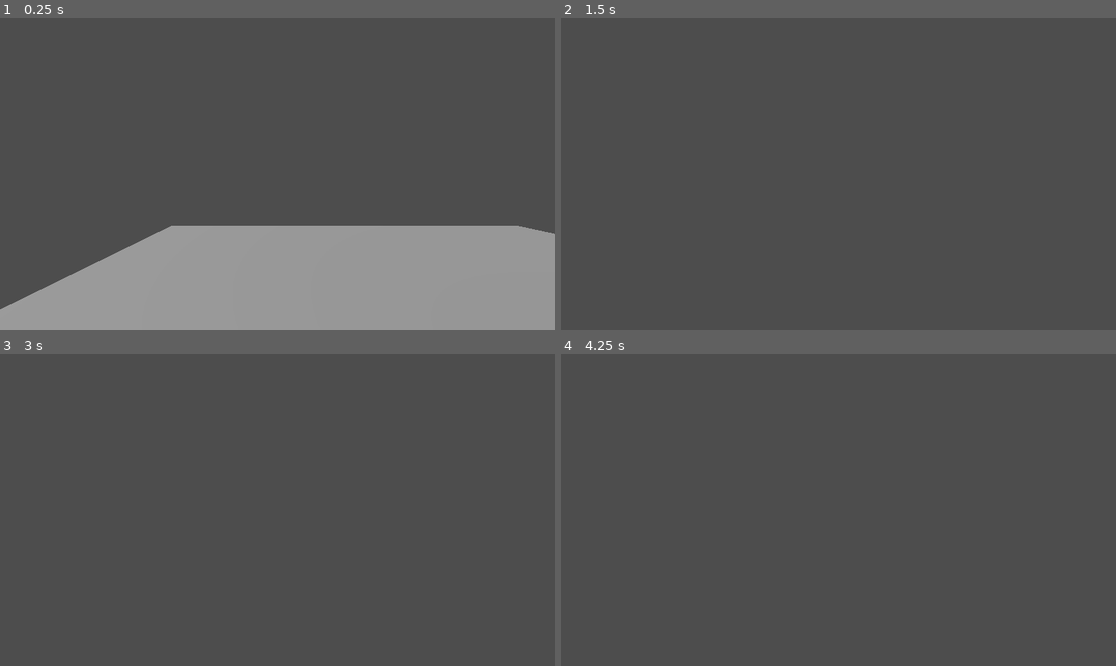
Above: before the commit, frames 1-4 (two rows, left to right).
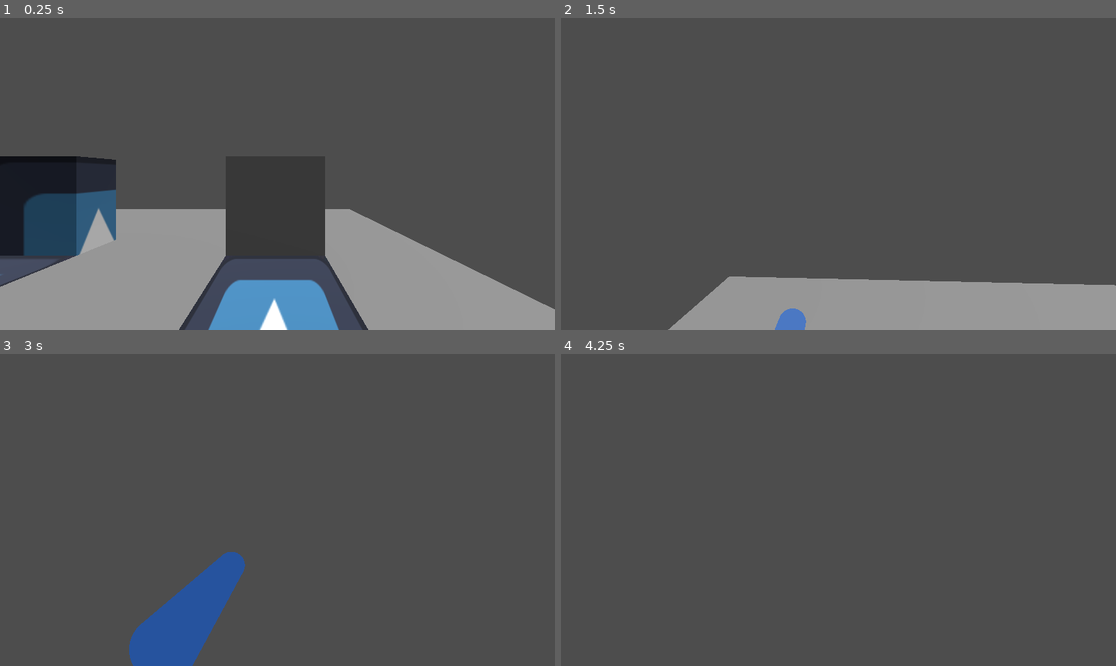
Above: after the commit, the same moments.

Repository: kettle-game-studio/the-day-of-the-TARDIS
Game: Godot game, scene res://assets/scenes/portal_test_scene.tscn
The game is run twice, just before and just after one commit, with the same random seed, the same clock (stepped at 60 frames per second) and the same inputs. The engine's default icon, where the game draws it, is replaced by a stand-in: a white triangle on a blue panel in a dark square.
Inputs (mouse positions are in pixels of both pictures, inside the frame that each line leads up to):
- Up to frame 1 (0.25 s): no input
- Up to frame 2 (1.5 s): tap Enter at 0.5 s; move the mouse to (866, 174) at 0.52 s; hold Up (move_forward) from 0.53 s (still down); click (866, 174) at 0.6 s; tap Space (jump) at 0.77 s; right-click (866, 174) at 0.8 s; move the mouse to (810, 174) at 1.27 s; right-click (810, 174) at 1.35 s
- Up to frame 3 (3 s): keep holding Up (move_forward); tap Space (jump) at 1.52, 2.75 s; click (249, 510) at 1.55 s; move the mouse to (288, 503) at 2.02 s; click (288, 503) at 2.1 s; right-click (288, 503) at 2.3 s; move the mouse to (271, 516) at 2.77 s; right-click (271, 516) at 2.85 s
- Up to frame 4 (4.25 s): keep holding Up (move_forward); tap Space (jump) at 3.02, 3.77 s; click (832, 516) at 3.05 s; tap Enter at 3.5 s; move the mouse to (877, 513) at 3.52 s; click (877, 513) at 3.6 s; right-click (877, 513) at 3.8 s

The runs differ from the first frame. In frame 1, 22% of the frame differs, in the area x 0-100%, y 44-100%; in frame 2, 12%; in frame 3, 3.8%; in frame 4, nothing differs.

Commit message:
Add bullet teleportation logic

Diff:
--- /dev/null
+++ b/assets/prefabs/bullet.tscn
@@ -0,0 +1,32 @@
+[gd_scene load_steps=6 format=3 uid="uid://cckv52vkj5pih"]
+
+[ext_resource type="Script" path="res://assets/scripts/bullet_controller.gd" id="1_5q4lk"]
+[ext_resource type="Shader" path="res://assets/vfx/bullet.gdshader" id="1_jv4vr"]
+
+[sub_resource type="CylinderMesh" id="CylinderMesh_25uwa"]
+top_radius = 0.05
+bottom_radius = 0.05
+height = 0.45
+
+[sub_resource type="ShaderMaterial" id="ShaderMaterial_hlu8q"]
+render_priority = 0
+shader = ExtResource("1_jv4vr")
+
+[sub_resource type="CylinderShape3D" id="CylinderShape3D_kk68e"]
+height = 0.05
+radius = 0.05
+
+[node name="Bullet" type="Area3D"]
+collision_layer = 2
+collision_mask = 5
+script = ExtResource("1_5q4lk")
+
+[node name="MeshInstance3D" type="MeshInstance3D" parent="."]
+transform = Transform3D(1, 0, 0, 0, -4.37114e-08, -1, 0, 1, -4.37114e-08, 0, 0, 0)
+mesh = SubResource("CylinderMesh_25uwa")
+skeleton = NodePath("../..")
+surface_material_override/0 = SubResource("ShaderMaterial_hlu8q")
+
+[node name="CollisionShape3D" type="CollisionShape3D" parent="."]
+transform = Transform3D(1, 0, 0, 0, -4.37114e-08, -1, 0, 1, -4.37114e-08, 0, 0, 0)
+shape = SubResource("CylinderShape3D_kk68e")
--- /dev/null
+++ b/assets/prefabs/gun.tscn
@@ -0,0 +1,19 @@
+[gd_scene load_steps=4 format=3 uid="uid://cgookivq886s1"]
+
+[ext_resource type="Script" path="res://assets/prefabs/gun_contoller.gd" id="1_qjv70"]
+[ext_resource type="PackedScene" uid="uid://cckv52vkj5pih" path="res://assets/prefabs/bullet.tscn" id="2_c2moc"]
+
+[sub_resource type="TorusMesh" id="TorusMesh_sux67"]
+inner_radius = 0.025
+outer_radius = 0.224
+
+[node name="Gun" type="Node3D"]
+script = ExtResource("1_qjv70")
+bullet_prefab = ExtResource("2_c2moc")
+
+[node name="MeshInstance3D" type="MeshInstance3D" parent="."]
+transform = Transform3D(1, 0, 0, 0, -4.37114e-08, -1, 0, 1, -4.37114e-08, 0, 0, 0)
+mesh = SubResource("TorusMesh_sux67")
+
+[node name="BulletPivot" type="Node3D" parent="."]
+transform = Transform3D(1, 0, 0, 0, 1, 0, 0, 0, 1, 0, 0, 0.179498)
--- /dev/null
+++ b/assets/prefabs/gun_contoller.gd
@@ -0,0 +1,20 @@
+extends Node3D
+
+@export var bullet_prefab: PackedScene
+@export var scene: Node3D
+
+@onready var bullet_pivot = $BulletPivot
+# Called when the node enters the scene tree for the first time.
+func _ready():
+	pass # Replace with function body.
+
+
+# Called every frame. 'delta' is the elapsed time since the previous frame.
+func _process(delta):
+	pass
+
+func fire():
+	var bullet = bullet_prefab.instantiate()
+	scene.add_child(bullet)
+	bullet.global_position = bullet_pivot.global_position
+	bullet.global_rotation = bullet_pivot.global_rotation
--- a/assets/prefabs/player.tscn
+++ b/assets/prefabs/player.tscn
@@ -1,7 +1,8 @@
-[gd_scene load_steps=6 format=3 uid="uid://dstfolwlsbqnr"]
+[gd_scene load_steps=7 format=3 uid="uid://dstfolwlsbqnr"]
 
 [ext_resource type="Script" path="res://assets/scripts/player_controller.gd" id="1_1id37"]
 [ext_resource type="AudioStream" uid="uid://mx5acjkbdr53" path="res://assets/sounds/sonic_01.mp3" id="2_q1xqm"]
+[ext_resource type="PackedScene" uid="uid://cgookivq886s1" path="res://assets/prefabs/gun.tscn" id="2_u3o6l"]
 
 [sub_resource type="CapsuleShape3D" id="CapsuleShape3D_j74et"]
 radius = 0.30457
@@ -13,7 +14,6 @@
 size = Vector3(0.0891626, 1.15051, 0.0779297)
 
 [node name="Player" type="CharacterBody3D"]
-transform = Transform3D(-1, 0, -1.50996e-07, 0, 1, 0, 1.50996e-07, 0, -1, 0, 0, 0)
 collision_layer = 4
 script = ExtResource("1_1id37")
 
@@ -43,6 +43,9 @@
 transform = Transform3D(1, 0, 0, 0, 1, 0, 0, 0, 1, -0.005, -0.546, 0)
 shape = SubResource("BoxShape3D_vbxvd")
 
+[node name="Gun" parent="." instance=ExtResource("2_u3o6l")]
+transform = Transform3D(1, 0, 0, 0, 1, 0, 0, 0, 1, -0.170424, 0.956, -0.558816)
+
 [node name="Sounds" type="Node3D" parent="."]
 transform = Transform3D(1, 0, 0, 0, 1, 0, 0, 0, 1, 0.53928, 1.03227, -0.351233)
 
--- a/assets/scenes/portal_test_scene.tscn
+++ b/assets/scenes/portal_test_scene.tscn
@@ -59,7 +59,7 @@
 [node name="PortalTestScene" type="Node3D"]
 
 [node name="Player" parent="." node_paths=PackedStringArray("portal_controller") instance=ExtResource("1_uyfkx")]
-transform = Transform3D(-1, 0, -8.74228e-08, 0, 1, 0, 8.74228e-08, 0, -1, 0.0413032, 4.76837e-07, 1.57623)
+transform = Transform3D(1, 0, 0, 0, 1, 0, 0, 0, 1, 0.0413032, 4.76837e-07, 1.57623)
 portal_controller = NodePath("../PortalController")
 
 [node name="PortalController" type="Node3D" parent="." node_paths=PackedStringArray("player_camera", "remote_camera", "remote_viewport", "room1_base", "room2_base", "portal_home", "player", "portal")]
@@ -103,7 +103,7 @@
 skeleton = NodePath("../../Room1")
 
 [node name="SubViewport" type="SubViewport" parent="Room2"]
-size = Vector2i(2232, 2114)
+size = Vector2i(2371, 2114)
 script = ExtResource("2_6pam6")
 
 [node name="Camera3D2" type="Camera3D" parent="Room2/SubViewport"]
@@ -133,9 +133,9 @@
 [node name="DirectionalLight3D" type="DirectionalLight3D" parent="."]
 transform = Transform3D(0.258819, -0.933013, 0.25, 3.8567e-09, 0.258819, 0.965926, -0.965926, -0.25, 0.0669873, 0, 5, 0)
 
-[node name="Portal" parent="." node_paths=PackedStringArray("portal_vieport") instance=ExtResource("3_bxdg0")]
+[node name="Portal" parent="." node_paths=PackedStringArray("portal_viewport") instance=ExtResource("3_bxdg0")]
 transform = Transform3D(-0.618504, 0, -0.785781, 0, 1, 0, 0.785781, 0, -0.618504, -0.212778, 4.26326e-13, -0.0732476)
-portal_vieport = NodePath("../Room2/SubViewport")
+portal_viewport = NodePath("../Room2/SubViewport")
 
 [node name="PortalHome" type="Node3D" parent="."]
 transform = Transform3D(1, 0, 0, 0, 1, 0, 0, 0, 1, -2.03737, -9.75237, 0)
--- /dev/null
+++ b/assets/scripts/bullet_controller.gd
@@ -0,0 +1,14 @@
+extends Area3D
+class_name BulletContoller
+
+@export var speed = 6;
+
+# Called when the node enters the scene tree for the first time.
+func _ready():
+	pass # Replace with function body.
+
+func get_move_direction():
+	return -global_transform.basis.z
+# Called every frame. 'delta' is the elapsed time since the previous frame.
+func _process(delta):
+	global_position+= get_move_direction()*delta*speed
--- a/assets/scripts/player_controller.gd
+++ b/assets/scripts/player_controller.gd
@@ -14,9 +14,13 @@
 
 @onready var camera = $CameraPivot/Camera3D
 @onready var screwdriver_audiostream = $Sounds/Screwdriver
+@onready var gun = $Gun
 
 func _init():
 	Input.set_mouse_mode(Input.MOUSE_MODE_CAPTURED)
+
+func _ready():
+	gun.scene = get_parent()
 
 func _input(event):
 	if event is InputEventMouseMotion && Input.mouse_mode == Input.MOUSE_MODE_CAPTURED:
@@ -26,10 +30,10 @@
 	elif Input.is_action_just_pressed("escape"):
 		Input.set_mouse_mode(Input.MOUSE_MODE_VISIBLE)
 	elif Input.is_action_just_pressed("main_action"):
-		portal_controller.enable_portal(global_position, global_rotation)
+		portal_controller.enable_portal(global_position - global_basis.z, global_rotation)
 		screwdriver_audiostream.play(2)
 	elif Input.is_action_just_pressed("second_action"):
-		portal_controller.switch_room(null)
+		gun.fire()
 
 
 func rotate_camera(mouse_shift: Vector2):
--- a/assets/scripts/portals/portal_controller.gd
+++ b/assets/scripts/portals/portal_controller.gd
@@ -50,10 +50,15 @@
 
 func switch_room(body: Area3D):
 	var portal_normal = portal.transform.basis.z
-	var portal_to_player = (player.global_position - portal.global_position).normalized()
-	var dot_product = portal_normal.dot(portal_to_player)
+	var portal_to_body = (body.global_position - portal.global_position).normalized()
+	var dot_product = portal_normal.dot(portal_to_body)
 	if dot_product > 0:
 		portal_normal=-1*portal_normal
+	if body is BulletContoller:
+		var body_forward = body.get_move_direction()
+		var angle_cos = portal_normal.dot(body_forward)
+		body.global_position += _get_room_shift()+body_forward*0.2
+		return
 	player.global_position += _get_room_shift()+0.2*portal_normal
 	if portal_state == PortalState.ENABLED:
 		portal.global_position += _get_room_shift()
--- /dev/null
+++ b/assets/vfx/bullet.gdshader
@@ -0,0 +1,16 @@
+shader_type spatial;
+
+void vertex() {
+	// Called for every vertex the material is visible on.
+}
+
+void fragment() {
+	ALBEDO = vec3(0, 0, 1.0);
+	ALPHA = 0.5;
+}
+
+void light() {
+	// Called for every pixel for every light affecting the material.
+	// Uncomment to replace the default light processing function with this one.
+	SPECULAR_LIGHT = vec3(0, 0.1, 0.8);
+}
--- a/project.godot
+++ b/project.godot
@@ -14,6 +14,10 @@
 run/main_scene="res://assets/scenes/portal_test_scene.tscn"
 config/features=PackedStringArray("4.2", "GL Compatibility")
 config/icon="res://icon.svg"
+
+[filesystem]
+
+import/blender/enabled=false
 
 [input]
 
